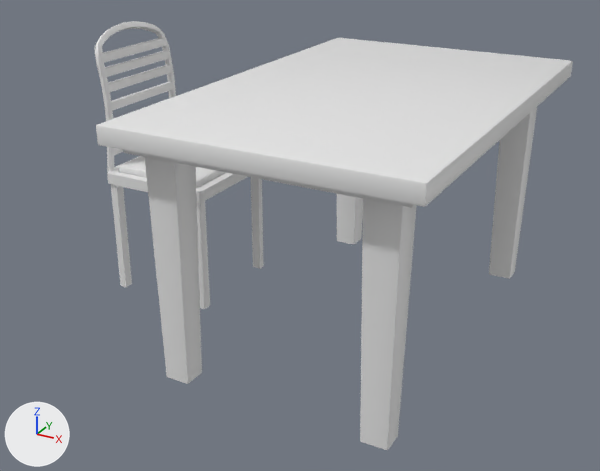
Before and after pictures for a commit that changed the Blender file downloadables/BLEND/collections3D_model_kitchen.blend.
Before and after are seen from a camera (50 mm lens) standing at (1.24, -2.78, 1.71) and looking at (-0.25, -0.08, 0.36). Every picture has the same lights, and +X, +Y and +Z are marked at lower left.
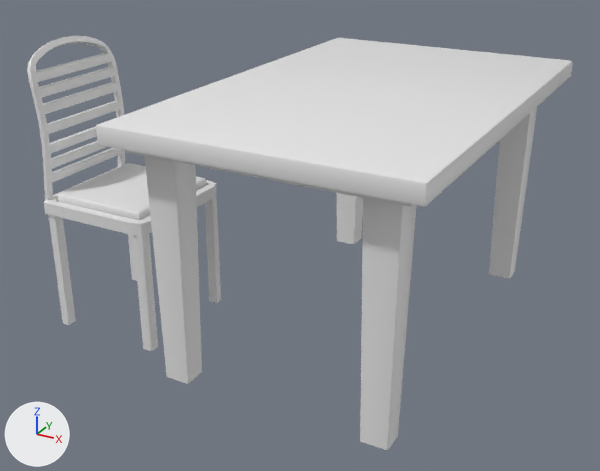
Location of each change, [x1, y1, x2, y2] in pixels of the pictures (600 x 471 px):
'Cube.001', moved: before [95, 21, 264, 309]; after [27, 36, 221, 351]

Patch to the scene script:
```diff
--- a/downloadables/BLEND/collections3D_model_kitchen.blend.py
+++ b/downloadables/BLEND/collections3D_model_kitchen.blend.py
@@ ob_cube_001 @@
 ob_cube_001 = bpy.data.objects.new('Cube.001', me_cube_002)
-ob_cube_001.location = (-0.99, 0.0, 0.695)
+ob_cube_001.location = (-0.977, -0.378, 0.695)
```
